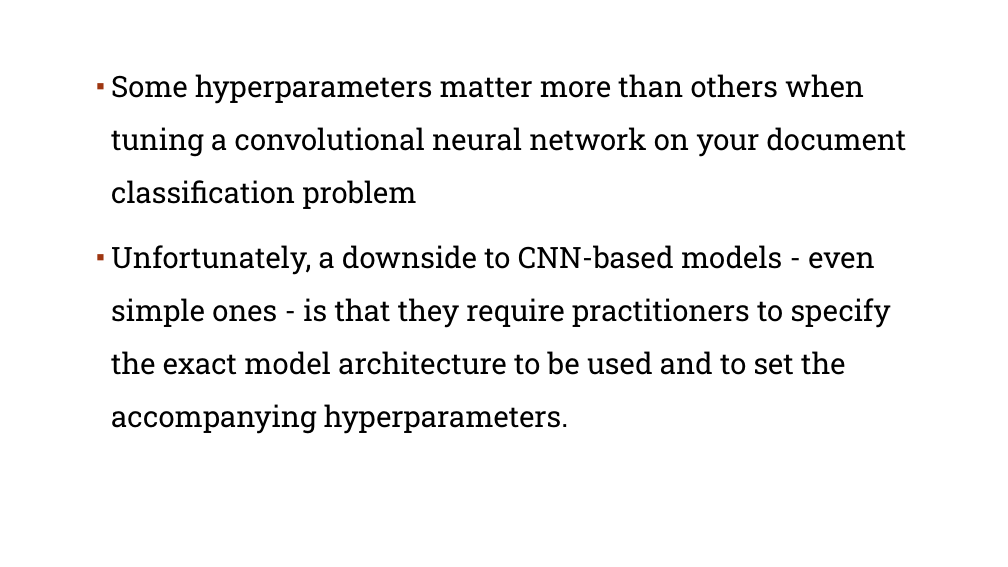
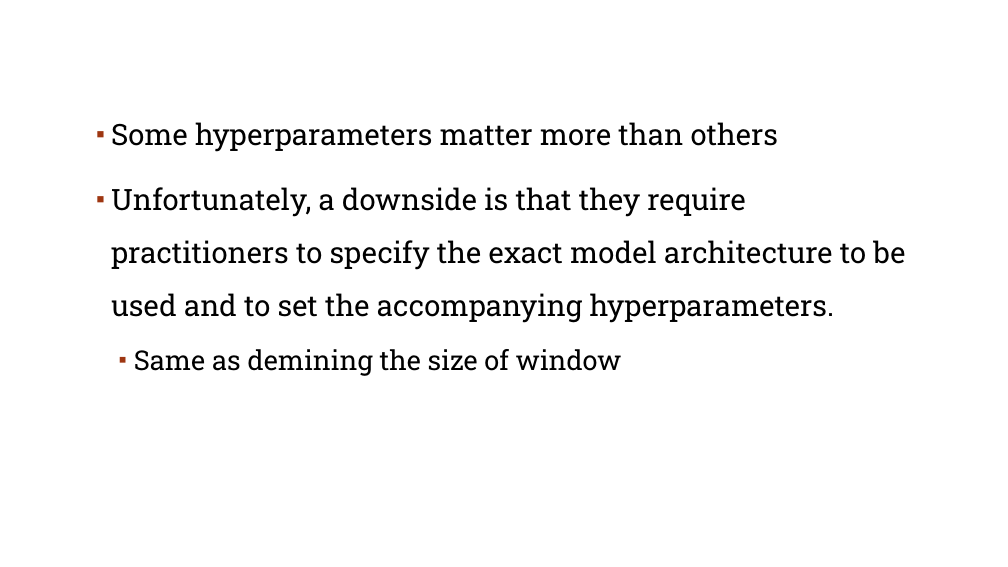
Before and after one commit to YeabinMoonEcon/BUS211, a slide deck: slide 8 of Summer2023/BUS243/lecture_note/lecture8.pptx. Drawn at 1008x567 pixels with LibreOffice and Linux fonts; fonts in the diff are those of the drawing; background and template pictures are left out. Boxes give left, top, right and bottom in pixels: in the first picture for what was removed or moved away, otherwise in the second. Text is boxed around its words. In the diff, an @@ line names an element or a change of style, - is before the commit and + after.

```diff
--- a/Summer2023/BUS243/lecture_note/lecture8.pptx
+++ b/Summer2023/BUS243/lecture_note/lecture8.pptx
@@ text at <box>111,122,905,376</box>: text changed @@
-▪ Some hyperparameters matter more than others when tuning a convolutional neural network on your document classification problem
-▪ Unfortunately, a downside to CNN-based models - even simple ones - is that they require practitioners to specify the exact model architecture to be used and to set the accompanying hyperparameters.
+▪ Some hyperparameters matter more than others
+▪ Unfortunately, a downside is that they require practitioners to specify the exact model architecture to be used and to set the accompanying hyperparameters.
+  ▪ Same as demining the size of window
```
Also in this commit, not shown: 4 other slides changed, 1 slide removed.
